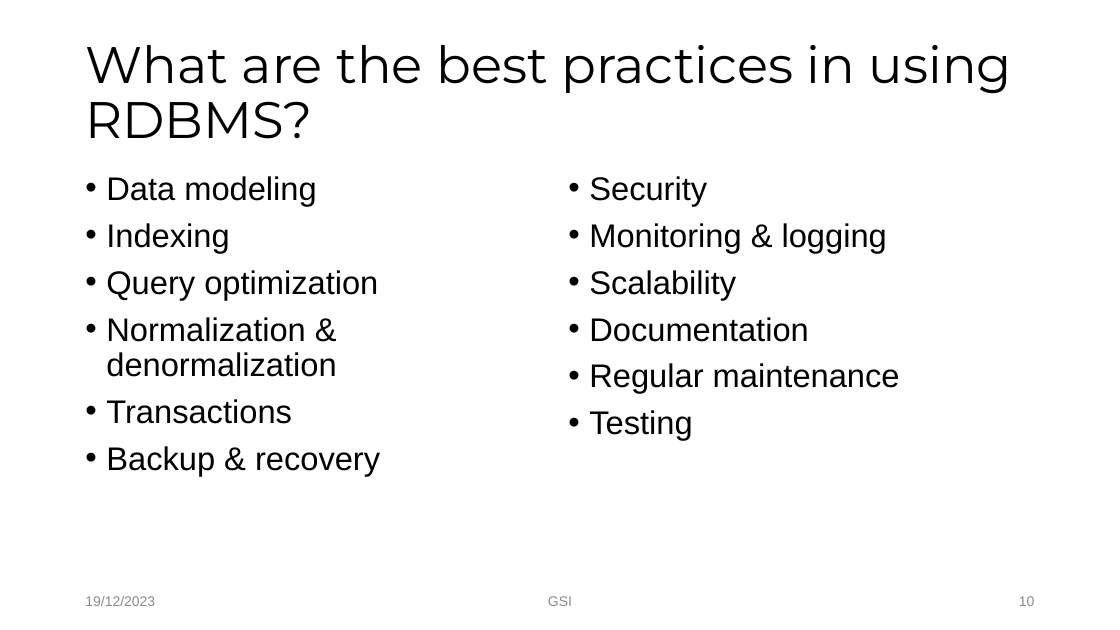
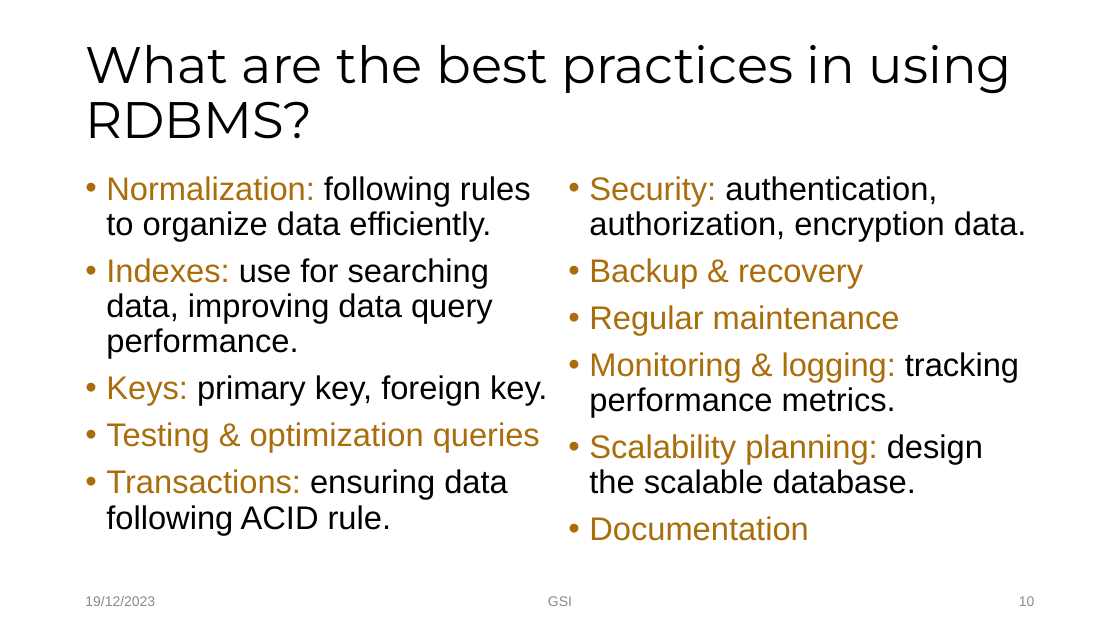
Before and after one commit to Tuyen92/my_bag, a slide deck: slide 10 of sprint.review.20231219_Tuyen.pptx. Drawn at 1120x630 pixels with LibreOffice and Linux fonts; fonts in the diff are those of the drawing; background and template pictures are left out. Boxes give left, top, right and bottom in pixels: in the first picture for what was removed or moved away, otherwise in the second. Text is boxed around its words. In the diff, an @@ line names an element or a change of style, - is before the commit and + after.

Commit message:
RDBMS

```diff
--- a/sprint.review.20231219_Tuyen.pptx
+++ b/sprint.review.20231219_Tuyen.pptx
@@ text at (x1=106, y1=176, x2=547, y2=535): text changed @@
-• Data modeling
-• Indexing
-• Query optimization
-• Normalization & denormalization
-• Transactions
-• Backup & recovery
+• Normalization: following rules to organize data efficiently.
+• Indexes: use for searching data, improving data query performance.
+• Keys: primary key, foreign key.
+• Testing & optimization queries
+• Transactions: ensuring data following ACID rule.
@@ text at (x1=589, y1=176, x2=1027, y2=494): text changed @@
-• Security
-• Monitoring & logging
-• Scalability
+• Security: authentication, authorization, encryption data.
+• Backup & recovery
+• Regular maintenance
+• Monitoring & logging: tracking performance metrics.
+• Scalability planning: design the scalable database.
@@ text at (x1=589, y1=363, x2=900, y2=440): paragraphs removed @@
-• Regular maintenance
-• Testing
@@ text at (x1=589, y1=516, x2=808, y2=541): text colour #000000 to #AA6D0B in "Documentation" @@
```
Also in this commit, not shown: 2 other slides changed.
